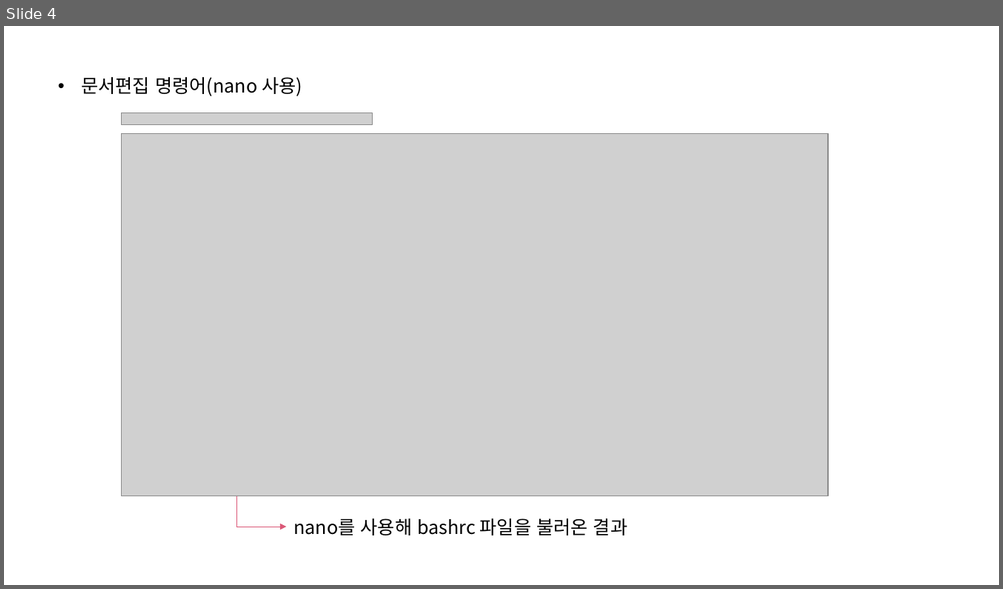
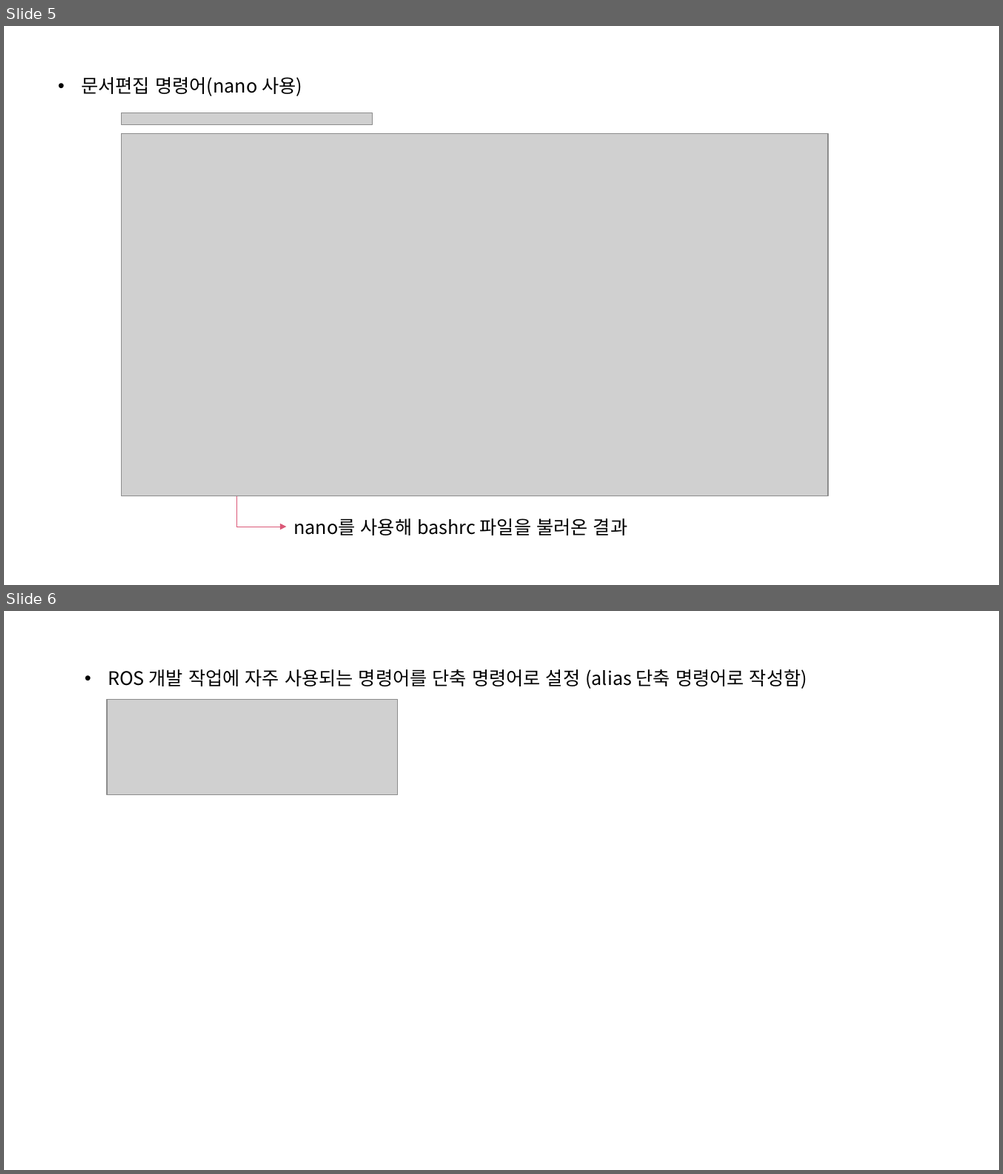
Before and after one commit to choeunyoung0208/silverzero, a slide deck: Turtlebot/Ubuntu & ROS.pptx. Shown one above the other, each under a label of ours: slide 4 before the commit, slides 5 and 6 after it. The pictures are 1003x589 and 1003x1174 pixels, drawn with LibreOffice and Linux fonts; fonts in the diff are those of the drawing; grey boxes stand for pictures. Boxes give left, top, right and bottom in pixels: in the first picture for what was removed or moved away, otherwise in the second. Text is boxed around its words. In the diff, an @@ line names an element or a change of style, - is before the commit and + after.

```diff
--- a/Turtlebot/Ubuntu & ROS.pptx
+++ b/Turtlebot/Ubuntu & ROS.pptx
@@ slide 6 added at (x1=4, y1=611, x2=999, y2=1170), background #FFFFFF @@
@@ text added at (x1=108, y1=669, x2=807, y2=689), 18 pt, text #000000 @@
+• ROS 개발 작업에 자주 사용되는 명령어를 단축 명령어로 설정 (alias 단축 명령어로 작성함)
@@ picture added at (x1=107, y1=699, x2=398, y2=795) @@
@@ what was slide 4 is now slide 5 @@
```
Also in this commit, not shown: 1 slide changed, 1 other slide added.
